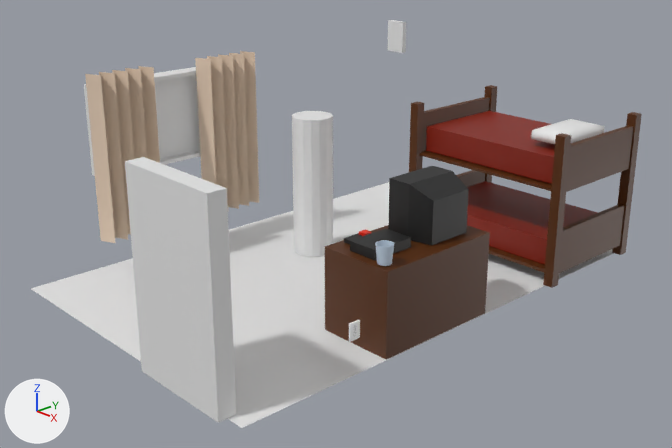
A saved change to the Blender file Models/bedroom.blend.
The view is the same before and after, from a camera (50 mm lens) standing at (7.63, -7.13, 4.43) and looking at (0.18, -0.2, 0.68). Every picture has the same lights, and +X, +Y and +Z are marked at lower left.

In view in the first picture: 'book', 'console', 'curtain', 'curtain.001', 'door', 'dresser', 'floor', 'frame', 'human-scale', 'mattress-bottom', 'mattress-top', 'pillow', 'tv', 'window'.
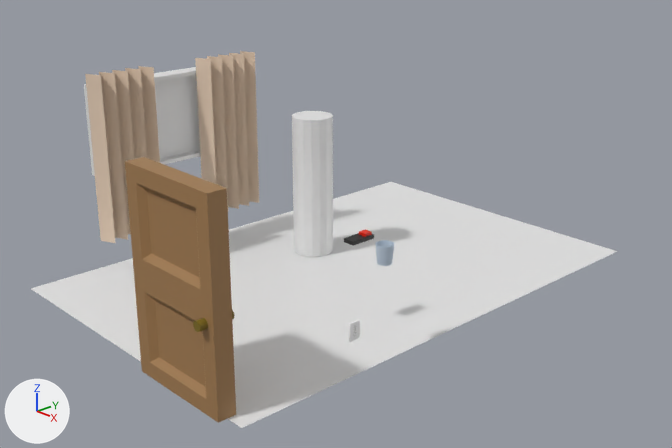
Commit message: Add door model.

Where the change shows, as pixel boxes (x1, y1, x2, y2) in the pictures (672 x 448 px):
```json
{"object": "dresser", "change": "hidden", "before": [325, 225, 490, 359], "on screen": "brown"}
{"object": "frame", "change": "hidden", "before": [409, 85, 642, 288], "on screen": "brown"}
{"object": "mattress-top", "change": "hidden", "before": [426, 111, 555, 184]}
{"object": "mattress-bottom", "change": "hidden", "before": [467, 181, 598, 265]}
{"object": "tv", "change": "hidden", "before": [388, 166, 469, 245]}
{"object": "pillow", "change": "hidden", "before": [531, 119, 605, 144]}
{"object": "console", "change": "hidden", "before": [350, 228, 411, 260]}
{"object": "book", "change": "hidden", "before": [388, 20, 406, 53]}
{"part": 1, "of": "me_cube_009", "change": "added", "after": [193, 310, 235, 332]}
{"part": 2, "of": "me_cube_009", "change": "built on", "before": [125, 157, 236, 423], "after": [125, 157, 236, 423]}
```

The change, as JSON lines over the scene's bpy script:
```json
{"op": "add", "block": "mat_door_handle", "code": ["mat_door_handle = principled_material('door-handle')", "mat_door_handle.base_color = (0.203, 0.143, 0.0091)  # dark yellow #7c6a18"]}
{"op": "add", "block": "mat_door", "code": ["mat_door = principled_material('door')", "mat_door.base_color = (0.366, 0.202, 0.0814)  # brown #a37c51"]}
{"block": "me_cube_009", "where": "# used by ob_door; location = (1.17, -3.0, 1.05); rotation_euler = (0.0, 0.0, -1.571), in degrees (0, 0, -90)"}
{"op": "remove", "block": "me_cube_009", "code": "me_cube_009.from_pydata(...)  # 8 vertices, 6 faces; spans x -0.1..0.1, y -0.62..0.62, z -1.05..1.05"}
{"op": "remove", "block": "me_cube_009", "code": "me_cube_009.materials.append(mat_default)  # white #e7e7e7"}
{"op": "add", "block": "me_cube_009", "code": "me_cube_009.from_pydata(...)  # 98 vertices, 82 faces; spans x -0.18..0.18, y -0.62..0.62, z -1.05..1.05"}
{"block": "me_cube_009", "change": "me_cube_009 part 1: a new loose piece of 48 vertices spanning x -0.18..0.18, y 0.44..0.54, z -0.19..-0.09, in mat_door_handle (dark yellow #7c6a18)"}
{"block": "me_cube_009", "change": "me_cube_009 part 2"}
{"block": "me_cube_009", "change": "6 faces are deleted"}
{"block": "me_cube_009", "change": "20 vertices are added at x -0.1..0.1, y -0.62..0.62, z -0.89..0.89"}
{"block": "me_cube_009", "change": "6 new vertices lie (0.1, 0.0, 0.0) away from vertices in x -0.1, y -0.62..0.62, z -1.05..1.05"}
{"block": "me_cube_009", "change": "8 new vertices lie (0.0, 0.92, 0.0) away from vertices in x -0.1..0.1, y -0.46, z -0.89..0.89"}
{"block": "me_cube_009", "change": "8 new vertices lie (0.0, 0.74, 0.0) away from vertices in x -0.04..0.04, y -0.37, z -0.82..0.82"}
{"block": "me_cube_009", "change": "48 new faces join them, mat_door (brown #a37c51)"}
{"op": "add", "block": "me_cube_009", "code": "me_cube_009.materials.append(mat_door)  # brown #a37c51"}
{"op": "add", "block": "me_cube_009", "code": "me_cube_009.materials.append(mat_door_handle)  # dark yellow #7c6a18"}
{"op": "add", "block": "ob_mattress_bottom", "code": "ob_mattress_bottom.hide_set(True)  # its collection is switched off"}
{"op": "add", "block": "ob_mattress_top", "code": "ob_mattress_top.hide_set(True)  # its collection is switched off"}
{"op": "add", "block": "ob_frame", "code": "ob_frame.hide_set(True)  # its collection is switched off"}
{"op": "add", "block": "ob_dresser", "code": "ob_dresser.hide_set(True)  # its collection is switched off"}
{"op": "add", "block": "ob_tv", "code": "ob_tv.hide_set(True)  # its collection is switched off"}
{"op": "add", "block": "ob_console", "code": "ob_console.hide_set(True)  # its collection is switched off"}
{"op": "add", "block": "ob_book", "code": "ob_book.hide_set(True)  # its collection is switched off"}
{"op": "add", "block": "ob_pillow", "code": "ob_pillow.hide_set(True)  # its collection is switched off"}
```
